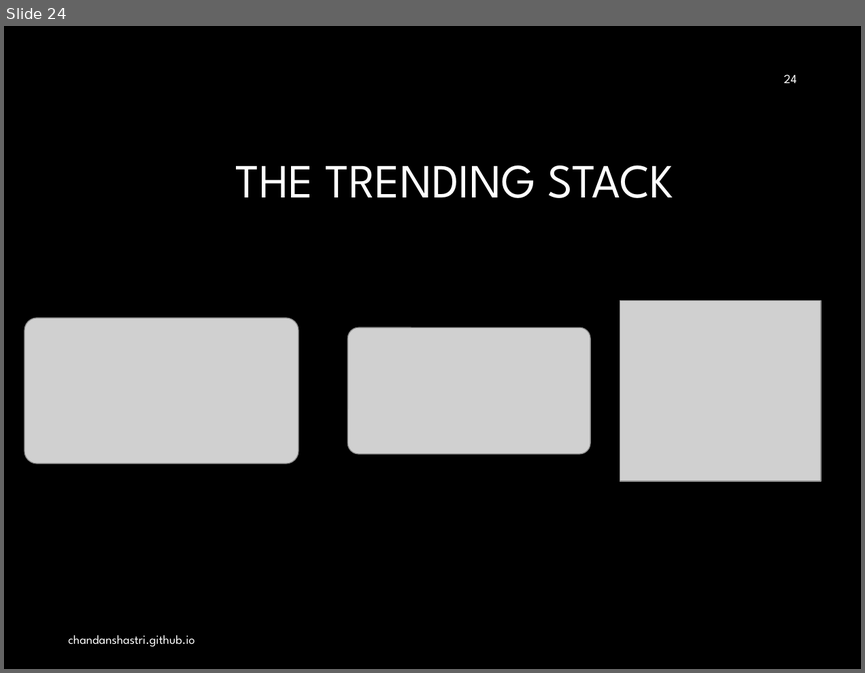
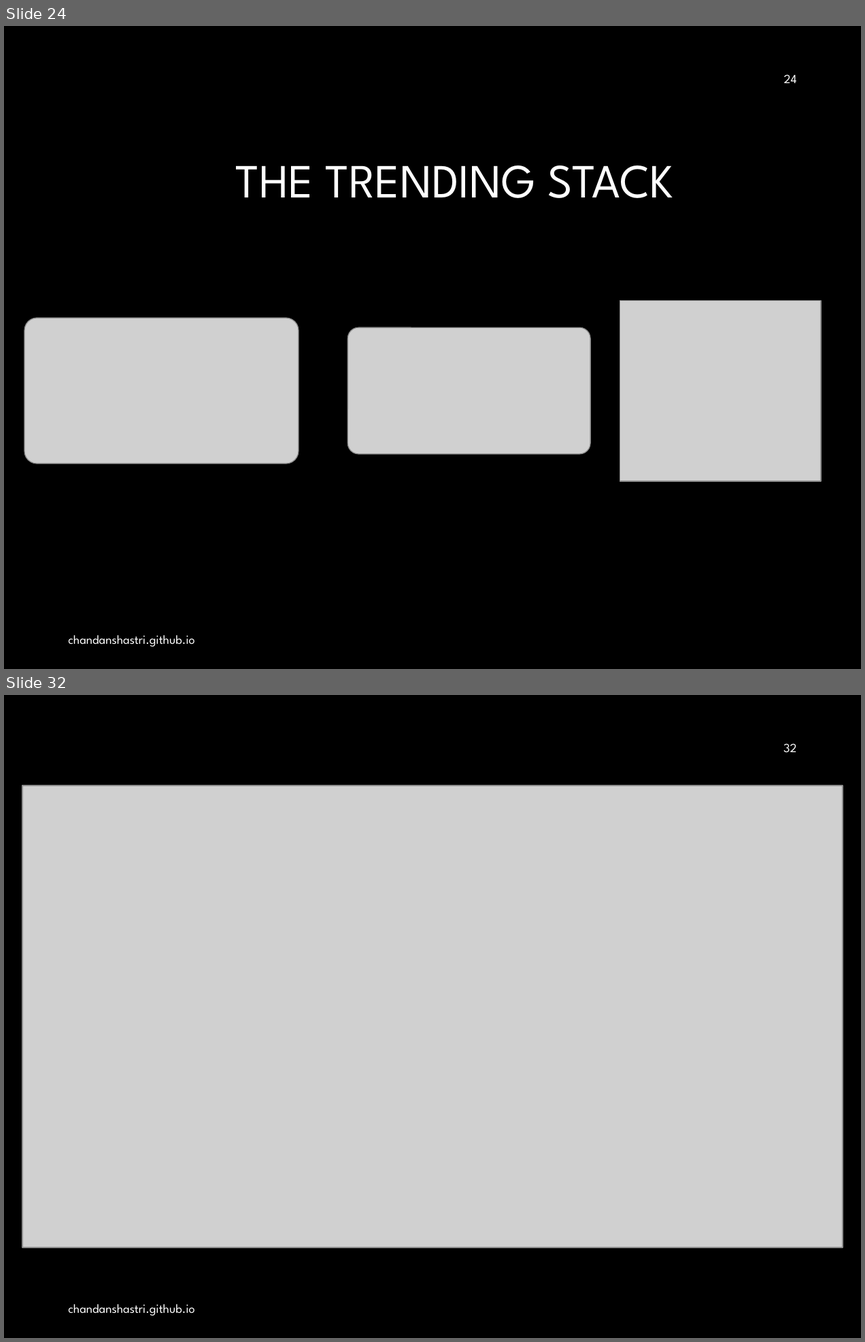
Before and after one commit to ChandanShastri/chandanshastri.github.io, a slide deck: data/talk.pptx. Shown one above the other, each under a label of ours: slide 24 before the commit, slides 24 and 32 after it; the slides between them are not shown. The pictures are 865x673 and 865x1342 pixels, drawn with LibreOffice and Linux fonts; fonts in the diff are those of the drawing; grey boxes stand for pictures; background and template pictures are left out. Boxes give left, top, right and bottom in pixels: in the first picture for what was removed or moved away, otherwise in the second. Text is boxed around its words. In the diff, an @@ line names an element or a change of style, - is before the commit and + after.

```diff
--- a/data/talk.pptx
+++ b/data/talk.pptx
@@ slide 32 added at [4, 695, 861, 1338], background #000000 @@
@@ page number added at [783, 743, 796, 753], 10.5 pt, text #FFFFFF @@
+32
@@ picture added at [23, 786, 843, 1248] @@
@@ text added at [68, 1304, 194, 1315], 10.5 pt, text #FFFFFF @@
+chandanshastri.github.io
```
Also in this commit, not shown: 10 other slides added, 4 other files.
